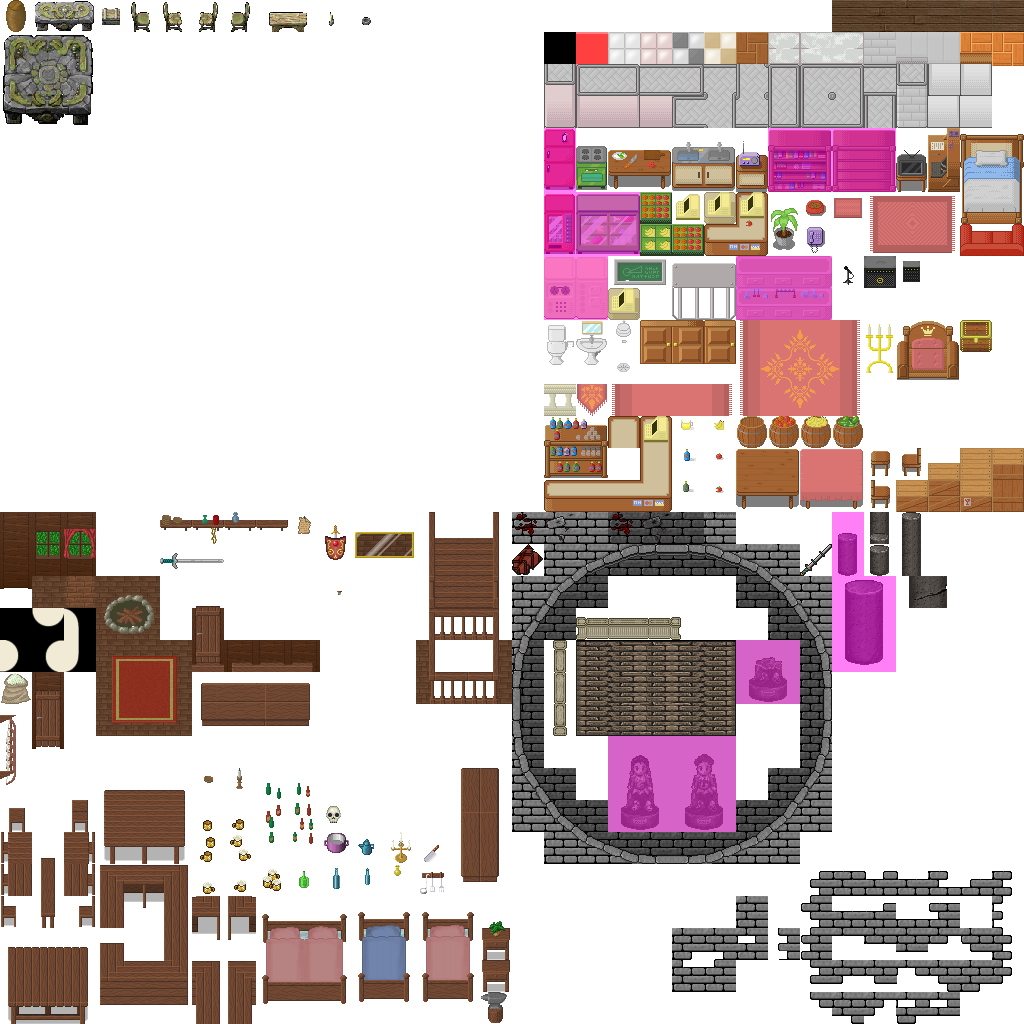
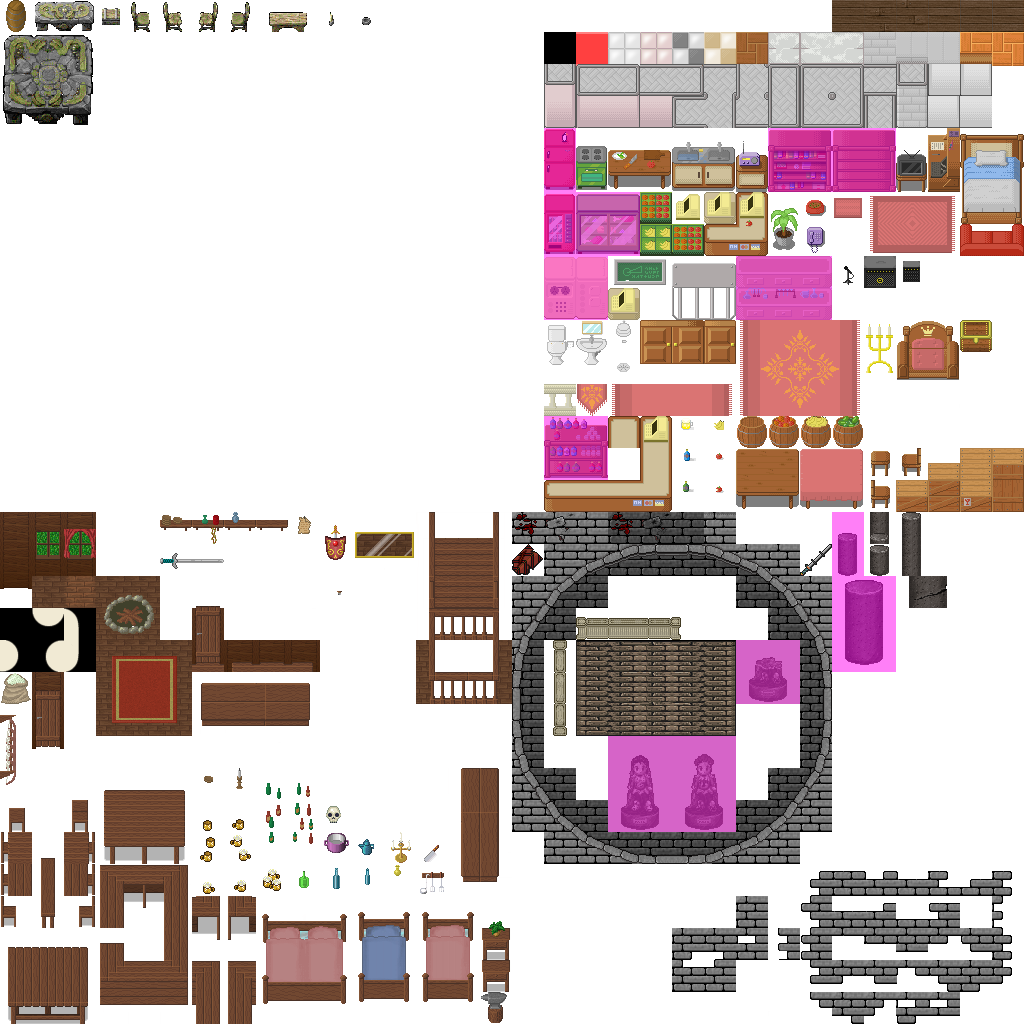
Two versions of the same layered image (1024x1024). Layer-by-layer changes:
painted on "Pinkebene" over (x1=544, y1=416, x2=608, y2=480)
